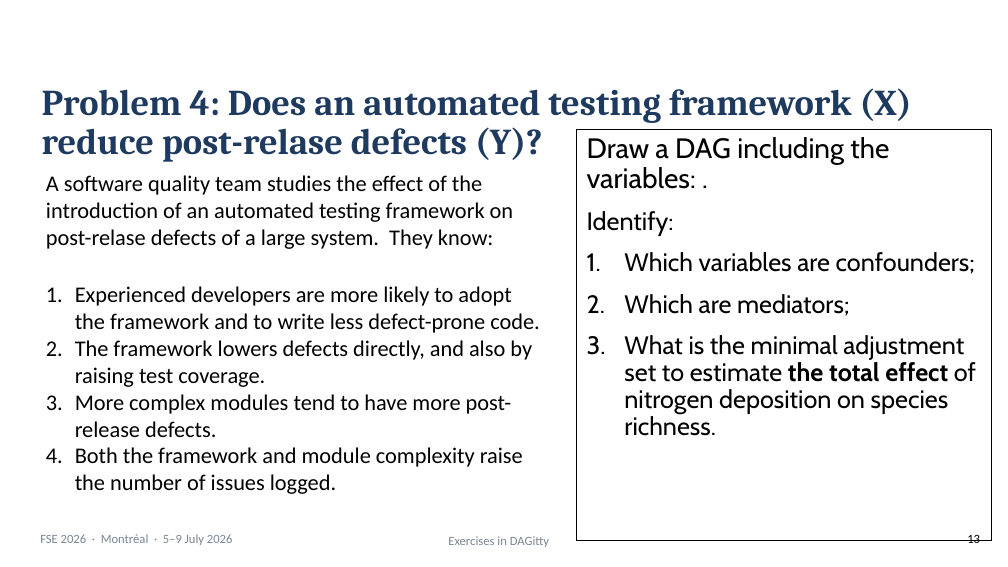
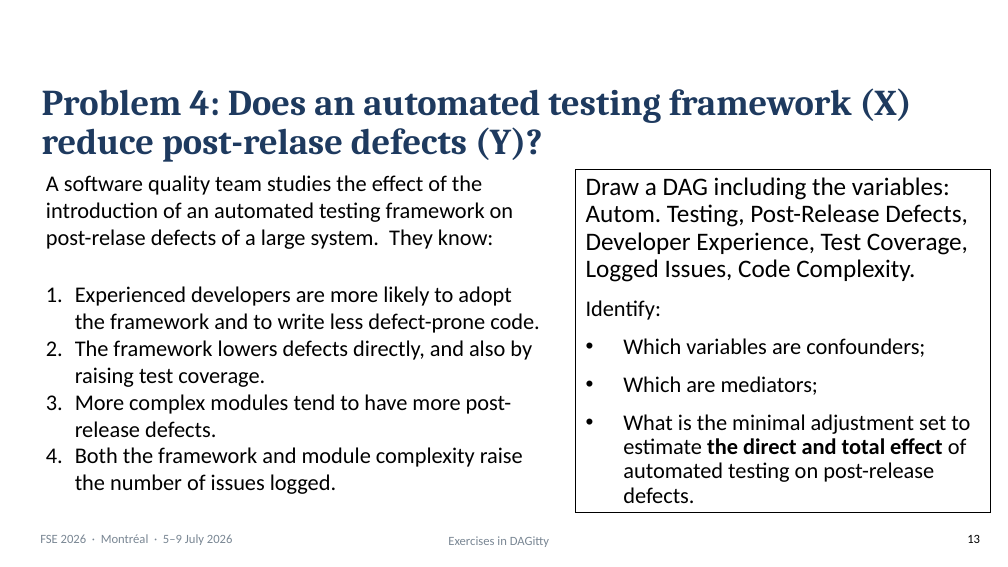
Before and after one commit to martinheyn/CI4SE_Tutorial, a slide deck: slide 13 of slides/Part 4 DAGitty Exercises.pptx. Drawn at 1008x567 pixels with LibreOffice and Linux fonts; fonts in the diff are those of the drawing; background and template pictures are left out. Boxes give left, top, right and bottom in pixels: in the first picture for what was removed or moved away, otherwise in the second. Text is boxed around its words. In the diff, an @@ line names an element or a change of style, - is before the commit and + after.

```diff
--- a/slides/Part 4 DAGitty Exercises.pptx
+++ b/slides/Part 4 DAGitty Exercises.pptx
@@ rectangle "Draw a DAG including the ...": place and size @@
-rectangle "Draw a DAG including the ..." at [577, 129, 991, 540]
+rectangle "Draw a DAG including the ..." at [576, 169, 990, 513]
@@ text in rectangle at [586, 177, 968, 282]: text changed; size 20 to 18 pt; font Cabin to Calibri @@
-Draw a DAG including the variables: .
+Draw a DAG including the variables: Autom. Testing, Post-Release Defects, Developer Experience, Test Coverage, Logged Issues, Code Complexity.
@@ text in rectangle at [586, 300, 925, 395]: size 18 to 16 pt, font Cabin to Calibri in "Identify:", "Which variables are confounders;", "Which are mediators;"; bullet 1. to • @@
@@ text in rectangle at [623, 414, 970, 503]: text changed; size 18 to 16 pt; font Cabin to Calibri @@
-3. What is the minimal adjustment set to estimate the total effect of nitrogen deposition on species richness.
+• What is the minimal adjustment set to estimate the direct and total effect of automated testing on post-release defects.
```
Also in this commit, not shown: 2 other slides changed, 2 other files.
